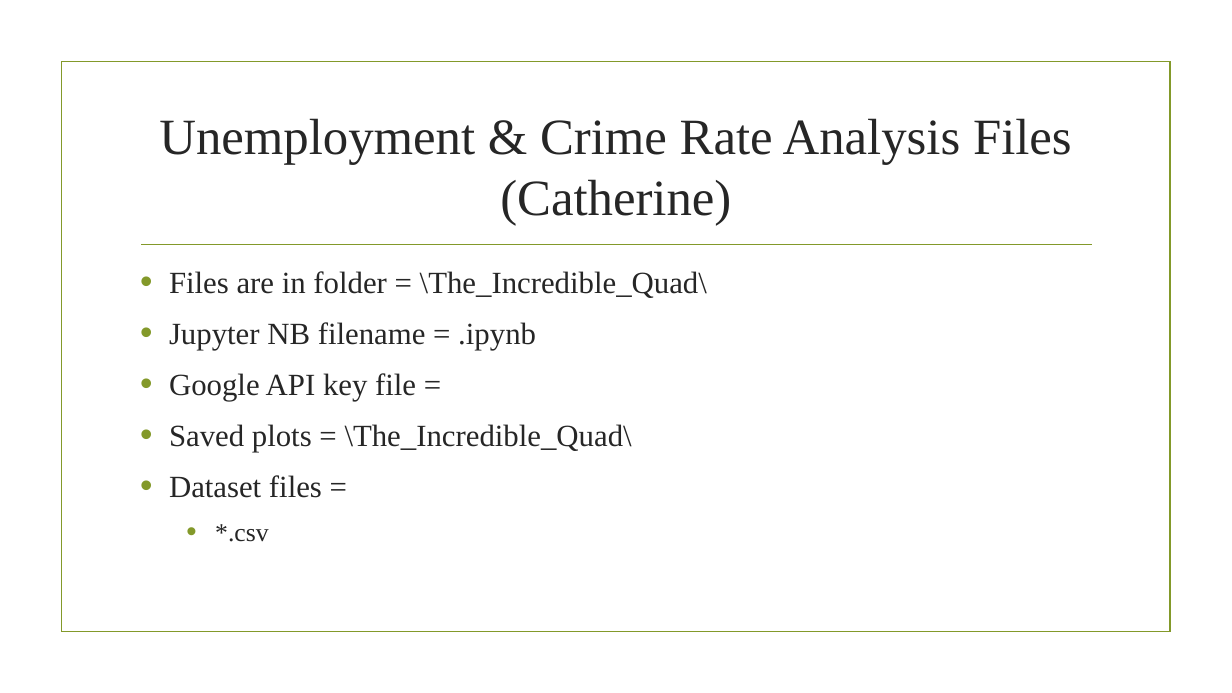
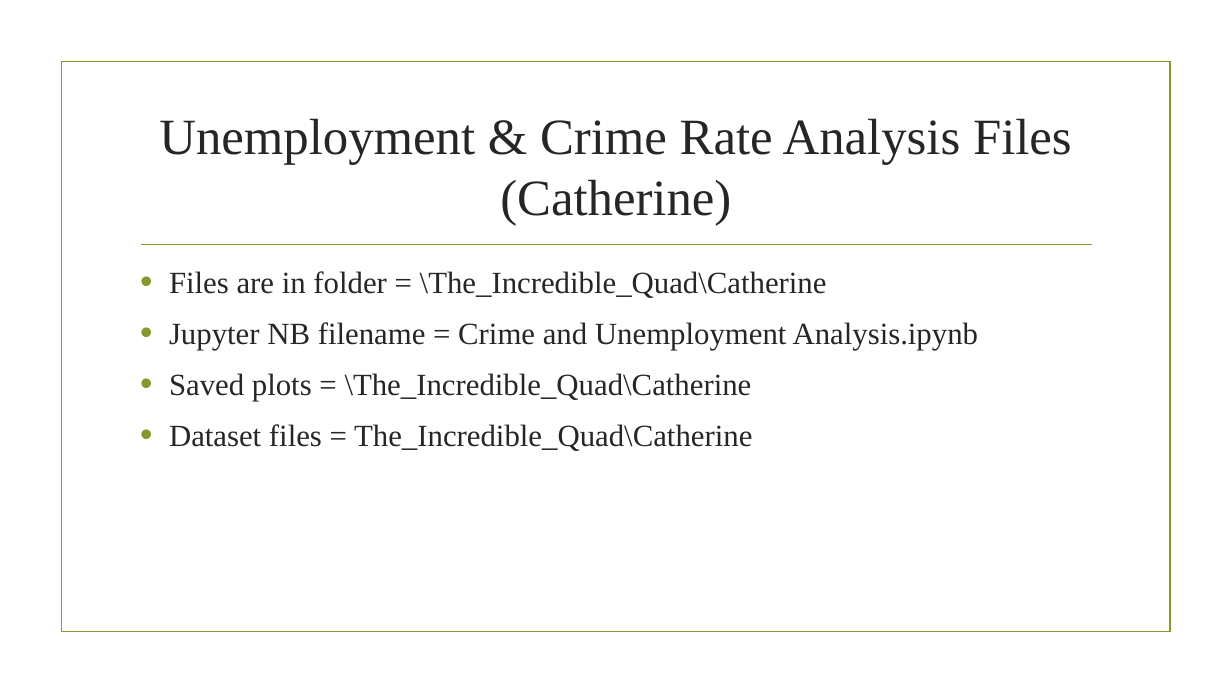
Before and after one commit to prakashbalasubramaniam/The_Incredible_Quad, a slide deck: slide 29 of Working_Presentation.pptx. Drawn at 1232x693 pixels with LibreOffice and Linux fonts; fonts in the diff are those of the drawing; background and template pictures are left out. Boxes give left, top, right and bottom in pixels: in the first picture for what was removed or moved away, otherwise in the second. Text is boxed around its words. In the diff, an @@ line names an element or a change of style, - is before the commit and + after.

```diff
--- a/Working_Presentation.pptx
+++ b/Working_Presentation.pptx
@@ text at bbox=[169, 271, 979, 451]: text changed @@
-• Files are in folder = \The_Incredible_Quad\
-• Jupyter NB filename = .ipynb
-• Google API key file =
-• Saved plots = \The_Incredible_Quad\
-• Dataset files =
-  • *.csv
+• Files are in folder = \The_Incredible_Quad\Catherine
+• Jupyter NB filename = Crime and Unemployment Analysis.ipynb
+• Saved plots = \The_Incredible_Quad\Catherine
+• Dataset files = The_Incredible_Quad\Catherine
```
Also in this commit, not shown: 4 other slides changed, 10 slides added, 3 slides removed, 1 other file.
